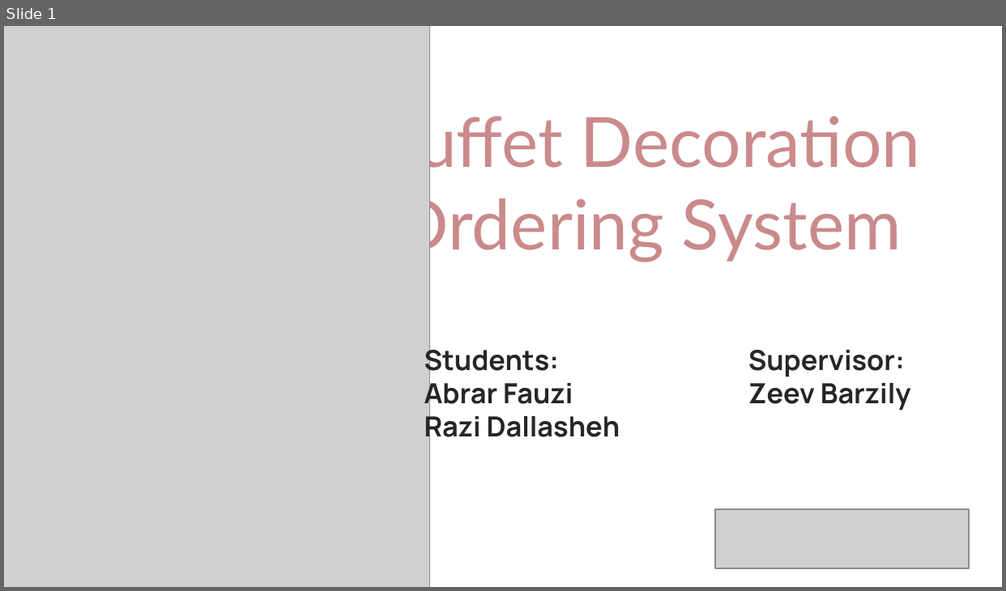
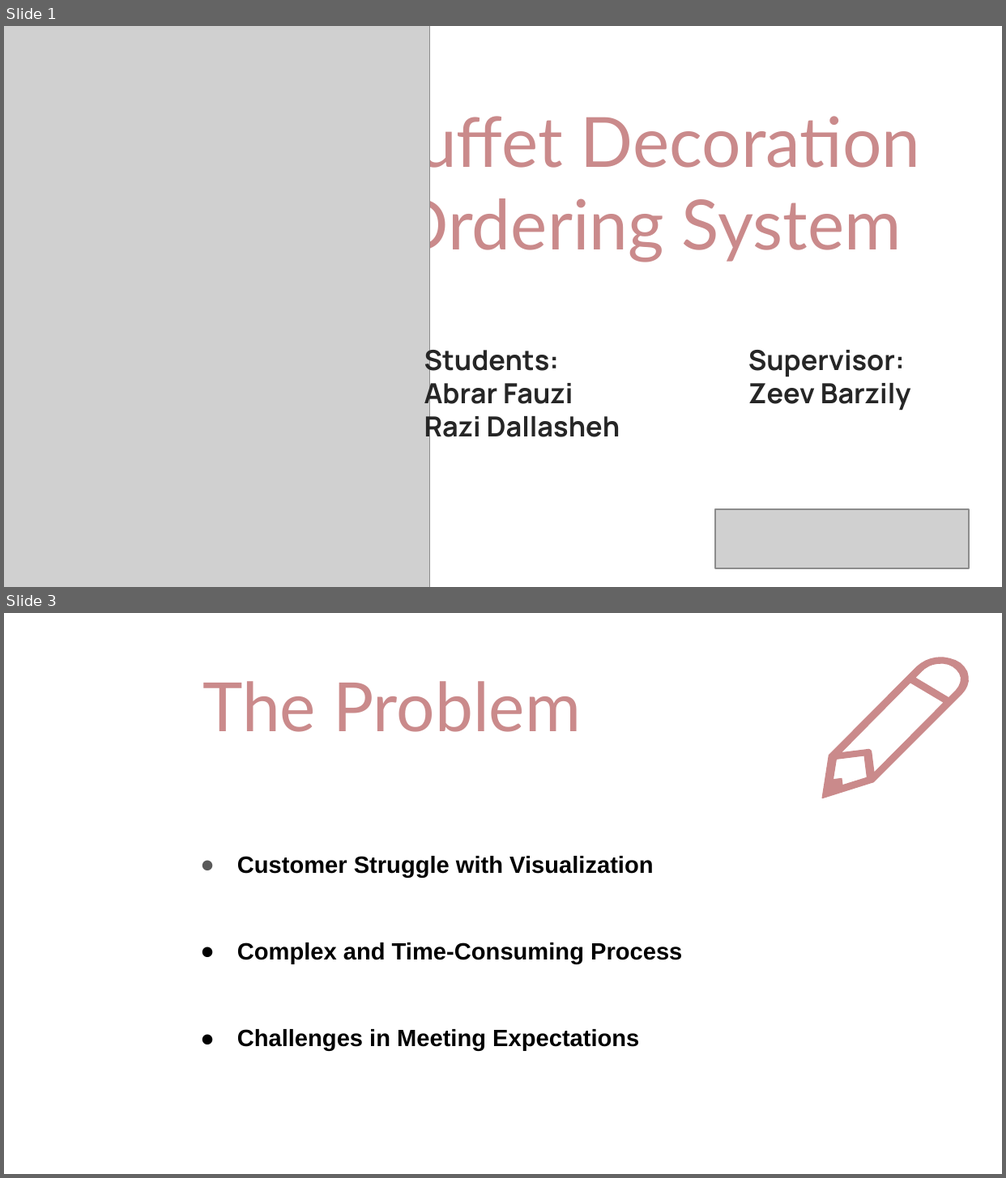
Before and after one commit to razidal/eventdecor, a slide deck: Capstone Project Phase B.pptx. Shown one above the other, each under a label of ours: slide 1 before the commit, slides 1 and 3 after it; the slides between them are not shown. The pictures are 1006x591 and 1006x1178 pixels, drawn with LibreOffice and Linux fonts; fonts in the diff are those of the drawing; grey boxes stand for pictures. Boxes give left, top, right and bottom in pixels: in the first picture for what was removed or moved away, otherwise in the second. Text is boxed around its words. In the diff, an @@ line names an element or a change of style, - is before the commit and + after.

```diff
--- a/Capstone Project Phase B.pptx
+++ b/Capstone Project Phase B.pptx
@@ slide 3 added at [4, 613, 1002, 1174], background #FFFFFF @@
@@ freeform shape added at [808, 654, 981, 799], fill #CA8A8B, outline #CA8A8B 0.75 pt @@
@@ title added at [202, 681, 581, 732], 49 pt, text #CA8A8B @@
+The Problem
@@ text added at [237, 856, 682, 1051], 17 pt, text #000000, bold @@
+● Customer Struggle with Visualization
+● Complex and Time-Consuming Process
+● Challenges in Meeting Expectations
```
Also in this commit, not shown: 4 slides changed, 1 other slide added, 2 slides removed.
